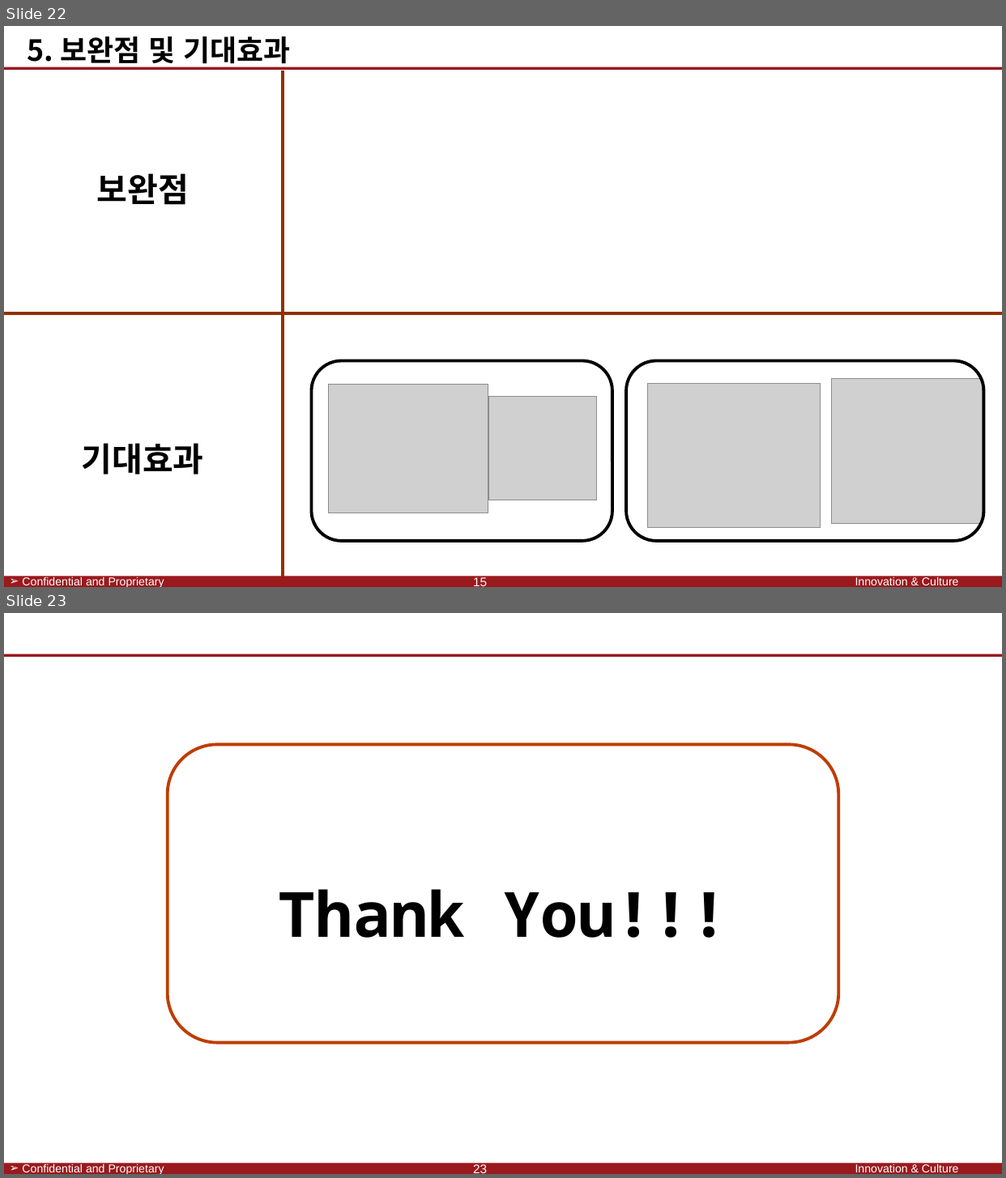
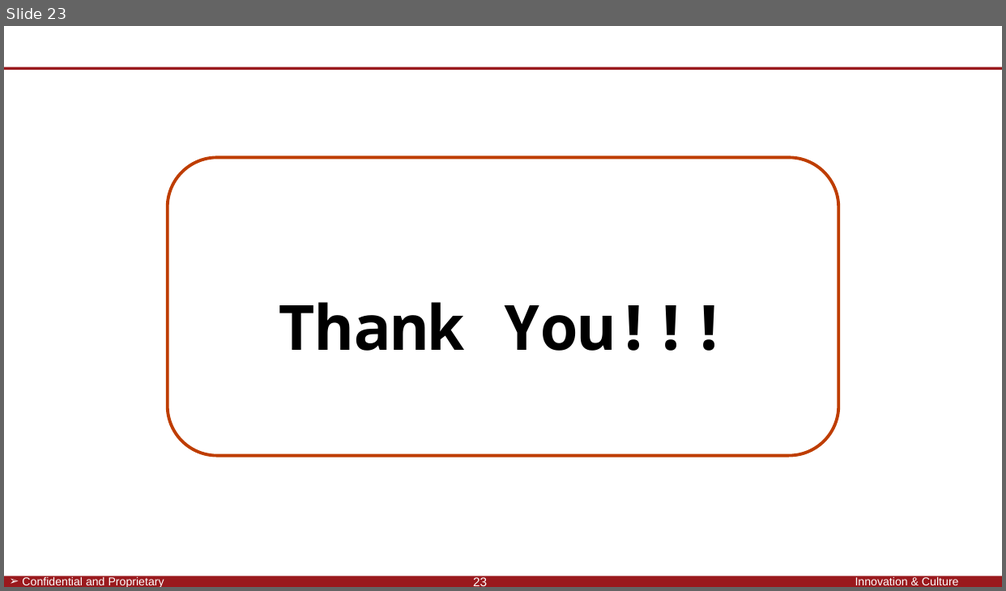
Before and after one commit to SaintSeong/JusungProject, a slide deck: A조 발표/A조 발표(수정용).pptx. Shown one above the other, each under a label of ours: slides 22 and 23 before the commit, slide 23 after it. The pictures are 1006x1178 and 1006x591 pixels, drawn with LibreOffice and Linux fonts; fonts in the diff are those of the drawing; grey boxes stand for pictures; background and template pictures are left out. Boxes give left, top, right and bottom in pixels: in the first picture for what was removed or moved away, otherwise in the second. Text is boxed around its words. In the diff, an @@ line names an element or a change of style, - is before the commit and + after.

```diff
--- a/A조 발표/A조 발표(수정용).pptx
+++ b/A조 발표/A조 발표(수정용).pptx
@@ slide 22 removed at <box>4,26,1002,587</box>, background #FFFFFF; not listed: 4 template elements that a slide beside it also shows @@
@@ text removed at <box>27,37,290,69</box> @@
-5. 보완점 및 기대효과
@@ line removed from (283, 71) to (283, 577) @@
@@ rounded rectangle removed at <box>32,122,253,235</box> @@
-보완점
@@ line removed from (4, 314) to (1002, 314) @@
@@ rounded rectangle removed at <box>312,361,612,541</box> @@
@@ rounded rectangle removed at <box>626,361,984,541</box> @@
@@ picture removed at <box>328,384,488,513</box> @@
@@ picture removed at <box>648,384,820,527</box> @@
@@ picture removed at <box>832,378,982,523</box> @@
@@ rounded rectangle removed at <box>32,393,253,506</box> @@
-기대효과
@@ picture removed at <box>489,396,597,500</box> @@
@@ text removed at <box>473,578,487,587</box> @@
-15
```
Also in this commit, not shown: 1 slide added.
